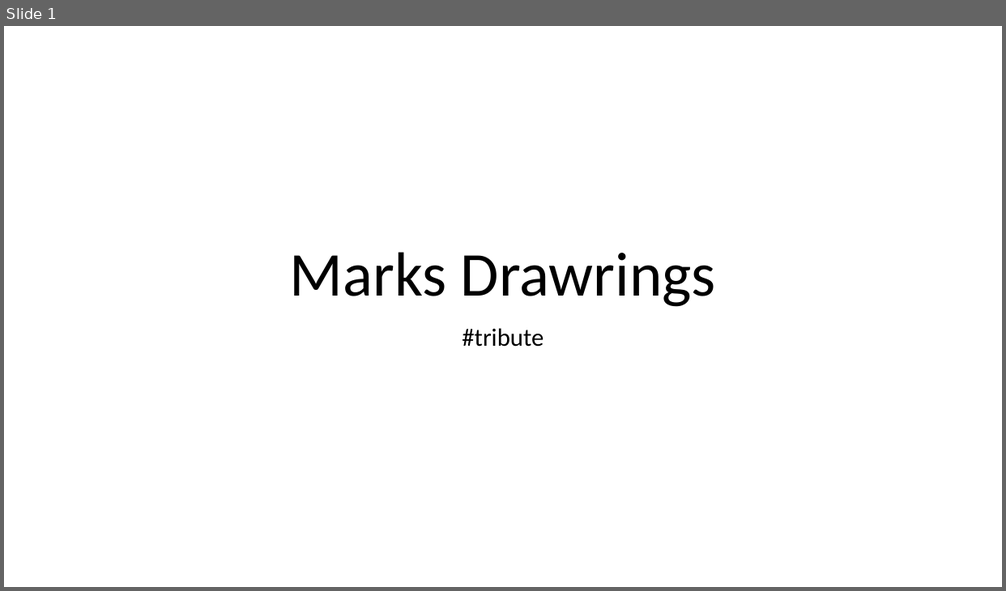
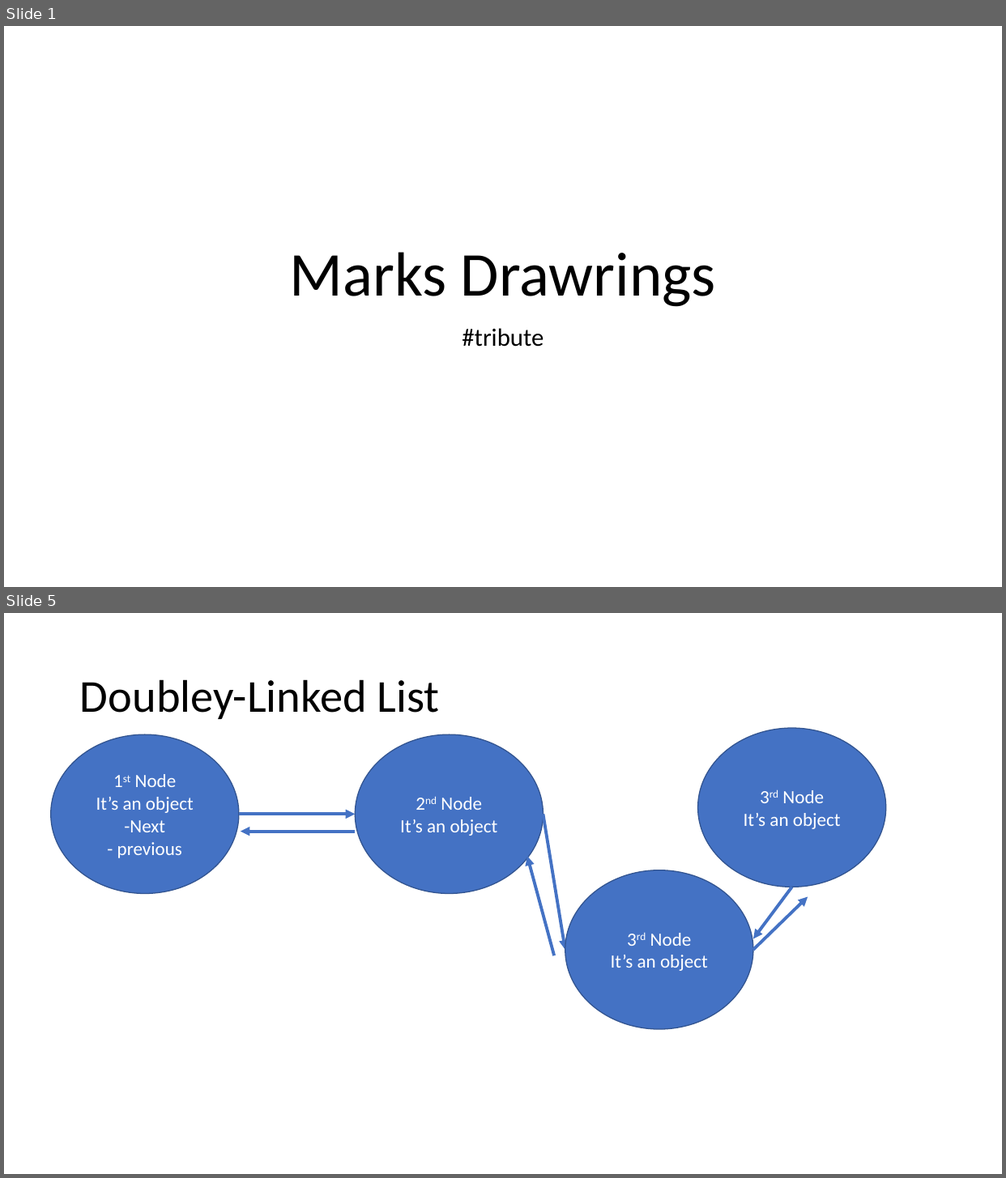
Before and after one commit to 221114-NET/trainer_code, a slide deck: resources/MarksDrawrings.pptx. Shown one above the other, each under a label of ours: slide 1 before the commit, slides 1 and 5 after it; the slides between them are not shown. The pictures are 1006x591 and 1006x1178 pixels, drawn with LibreOffice and Linux fonts; fonts in the diff are those of the drawing. Boxes give left, top, right and bottom in pixels: in the first picture for what was removed or moved away, otherwise in the second. Text is boxed around its words. In the diff, an @@ line names an element or a change of style, - is before the commit and + after.

```diff
--- a/resources/MarksDrawrings.pptx
+++ b/resources/MarksDrawrings.pptx
@@ slide 5 added at box(4, 613, 1002, 1174), background #FFFFFF @@
@@ title added at box(80, 679, 440, 719), 44 pt, text #000000 @@
+Doubley-Linked List
@@ ellipse added at box(698, 728, 886, 887), fill #4472C4, outline #325491 1 pt, 18 pt, text #FFFFFF @@
+3rd Node
+It’s an object
@@ ellipse added at box(50, 735, 238, 893), fill #4472C4, outline #325491 1 pt, 18 pt, text #FFFFFF @@
+1st Node
+It’s an object
+-Next
+- previous
@@ ellipse added at box(355, 735, 543, 893), fill #4472C4, outline #325491 1 pt, 18 pt, text #FFFFFF @@
+2nd Node
+It’s an object
@@ arrow added from (239, 815) to (355, 815), #4472C4 3 pt @@
@@ arrow added from (543, 815) to (565, 950), #4472C4 3 pt @@
@@ arrow added from (355, 832) to (241, 832), #4472C4 3 pt @@
@@ arrow added from (554, 956) to (527, 856), #4472C4 3 pt @@
@@ ellipse added at box(565, 871, 753, 1029), fill #4472C4, outline #325491 1 pt, 18 pt, text #FFFFFF @@
+3rd Node
+It’s an object
@@ arrow added from (792, 887) to (753, 939), #4472C4 3 pt @@
@@ arrow added from (753, 950) to (808, 897), #4472C4 3 pt @@
```
Also in this commit, not shown: 1 slide changed, 2 other slides added.
